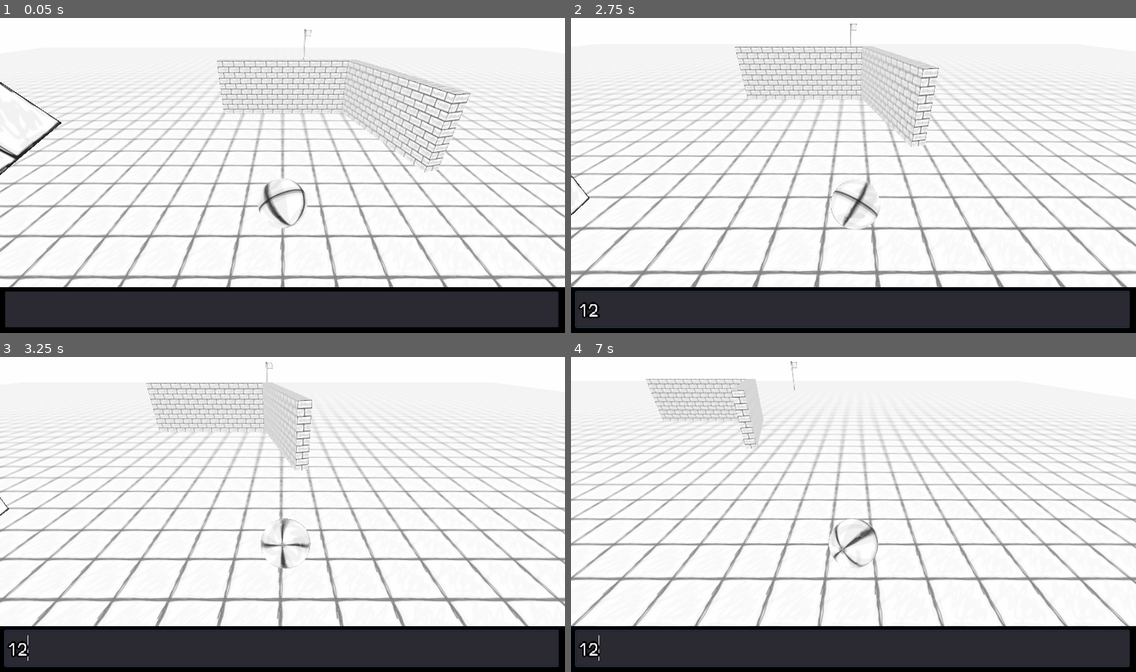
Above: before the commit, frames 1-4 (two rows, left to right).
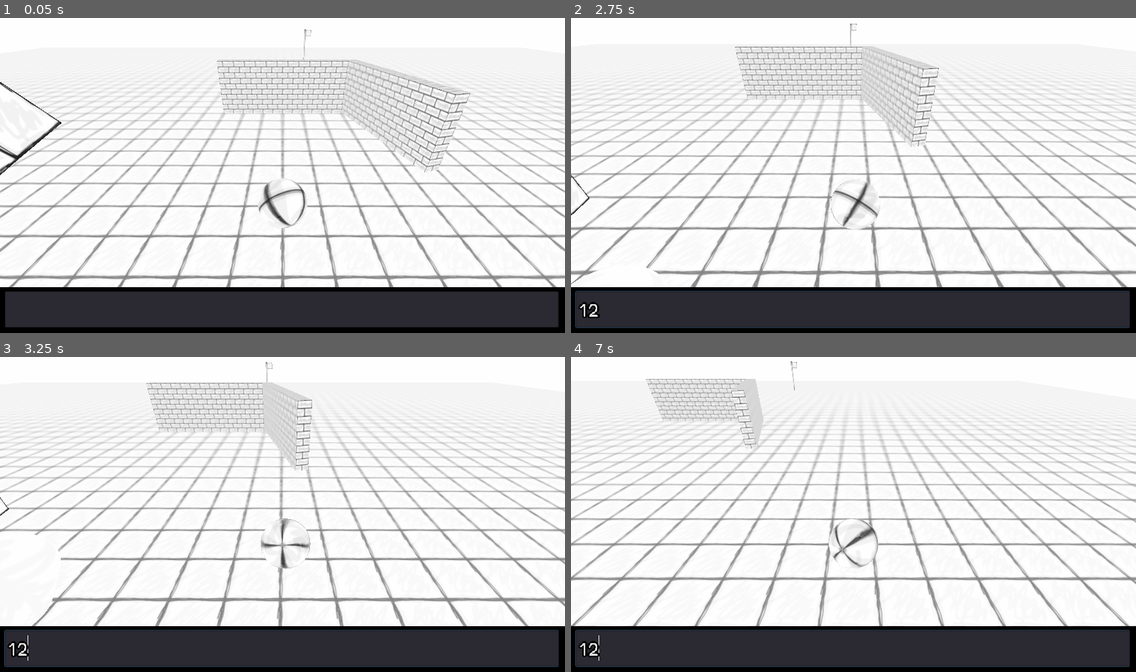
Above: after the commit, the same moments.

Repository: toimisto/rollballgenesis
Game: Godot game, scene res://scenes/Main.tscn
The game is run twice, just before and just after one commit, with the same random seed, the same clock (stepped at 60 frames per second) and the same inputs.
Inputs (mouse positions are in pixels of both pictures, inside the frame that each line leads up to):
- Up to frame 1 (0.05 s): no input
- Up to frame 2 (2.75 s): click (853, 307) at 0.52 s; type "12" at 0.6 s; hold Right (ui_right) 1.28-2.03 s; hold Down (ui_down) from 2.03 s (still down)
- Up to frame 3 (3.25 s): release Down (ui_down) at 2.78 s; hold Right (ui_right) from 2.78 s (still down)
- Up to frame 4 (7 s): release Right (ui_right) at 3.53 s; hold Up (ui_up) 3.53-4.28 s; hold Left (ui_left) 4.28-5.78 s; hold Down (ui_down) 5.78-6.53 s; hold Right (ui_right) from 6.53 s (still down)

Frame 1 is identical in both runs. In frame 2, 0.2% of the frame differs, in the area x 0-16%, y 79-86%; in frame 3, 0.4%, in the area x 0-11%, y 56-85%; in frame 4, less than 0.1%.

Commit message:
Heart collission

Diff:
--- /dev/null
+++ b/scenes/Heart.gd
@@ -0,0 +1,7 @@
+extends Area
+
+func _ready():
+    connect("body_entered", self, "on_body_enter")
+
+func _on_body_enter(body):
+    print(body)
--- a/scenes/Heart.tscn
+++ b/scenes/Heart.tscn
@@ -36,11 +36,13 @@
 "values": [ Vector3( 0, 0, 0 ), Vector3( 0, 180, 0 ) ]
 }
 
-[node name="Heart" type="Spatial"]
+[sub_resource type="SphereShape" id=4]
+
+[node name="Heart" type="Area"]
 transform = Transform( -0.974898, 0, 0.222654, 0, 1, 0, -0.222654, 0, -0.974898, 0, 0, 0.0251186 )
 
 [node name="MeshInstance" type="MeshInstance" parent="."]
-transform = Transform( 1, -1.49012e-08, 0, 0, 0.642788, 0.766044, -2.98023e-08, -0.766044, 0.642788, 1.44355e-08, 0, 0.305262 )
+transform = Transform( 1, -2.98023e-08, 0, 0, 0.642788, 0.766044, -4.47035e-08, -0.766044, 0.642788, 2.18861e-08, 0, 0.305262 )
 mesh = SubResource( 1 )
 material/0 = SubResource( 2 )
 
@@ -51,3 +53,7 @@
 
 [node name="AnimationPlayer" type="AnimationPlayer" parent="."]
 anims/rotate = SubResource( 3 )
+
+[node name="CollisionShape" type="CollisionShape" parent="."]
+transform = Transform( 1.7, 0, 0, 0, 1.7, 0, 0, 0, 1.7, 0, 0, 0 )
+shape = SubResource( 4 )
--- /dev/null
+++ b/scenes/Hearts.gd
@@ -0,0 +1,8 @@
+extends Spatial
+
+func _ready():
+    pass
+
+
+func _on_Heart_body_entered(body):
+    pass # Replace with function body.
--- a/scenes/Level.tscn
+++ b/scenes/Level.tscn
@@ -10,6 +10,8 @@
 [ext_resource path="res://scripts/Camera.gd" type="Script" id=8]
 [ext_resource path="res://scenes/Goal.tscn" type="PackedScene" id=9]
 [ext_resource path="res://assets/textures/wall.png" type="Texture" id=10]
+[ext_resource path="res://scenes/Heart.tscn" type="PackedScene" id=11]
+[ext_resource path="res://scenes/Heart.gd" type="Script" id=12]
 
 [sub_resource type="Environment" id=1]
 background_mode = 1
@@ -60,6 +62,7 @@
 environment = SubResource( 1 )
 
 [node name="Box" type="RigidBody" parent="."]
+editor/display_folded = true
 transform = Transform( 0.167286, 0.834039, -0.525734, -0.096219, 0.544514, 0.833215, 0.981202, -0.0887997, 0.17134, -8.3099, 5.7552, 1.33746 )
 can_sleep = false
 
@@ -84,8 +87,11 @@
 material/0 = null
 
 [node name="Shinji" parent="." instance=ExtResource( 5 )]
+editor/display_folded = true
 transform = Transform( 1, 0, 0, 0, 1, 0, 0, 0, 1, 0, 2.06083, 0 )
 gravity_scale = 1.0
+contacts_reported = 0
+contact_monitor = false
 script = ExtResource( 6 )
 
 [node name="Camera2D" type="Camera" parent="Shinji"]
@@ -125,4 +131,11 @@
 
 [node name="CollisionShape" type="CollisionShape" parent="Walls/wall2"]
 shape = SubResource( 10 )
+
+[node name="Hearts" type="Spatial" parent="."]
+
+[node name="Heart" parent="Hearts" instance=ExtResource( 11 )]
+transform = Transform( -0.974898, 0, 0.222654, 0, 1, 0, -0.222654, 0, -0.974898, 0, 1.79709, 6.99085 )
+script = ExtResource( 12 )
+[connection signal="body_entered" from="Shinji" to="." method="_on_Shinji_body_entered"]
 [connection signal="body_entered" from="Goal" to="." method="_on_Goal_body_entered"]
--- a/scenes/Shinji.tscn
+++ b/scenes/Shinji.tscn
@@ -16,6 +16,8 @@
 [node name="Shinji" type="RigidBody"]
 physics_material_override = SubResource( 1 )
 gravity_scale = 0.0
+contacts_reported = 1
+contact_monitor = true
 can_sleep = false
 
 [node name="CollisionShape" type="CollisionShape" parent="."]
Not shown: 1 places in scenes/Heart.tscn that only renumber resources
Not shown: 1 places in scenes/Level.tscn that only renumber resources
